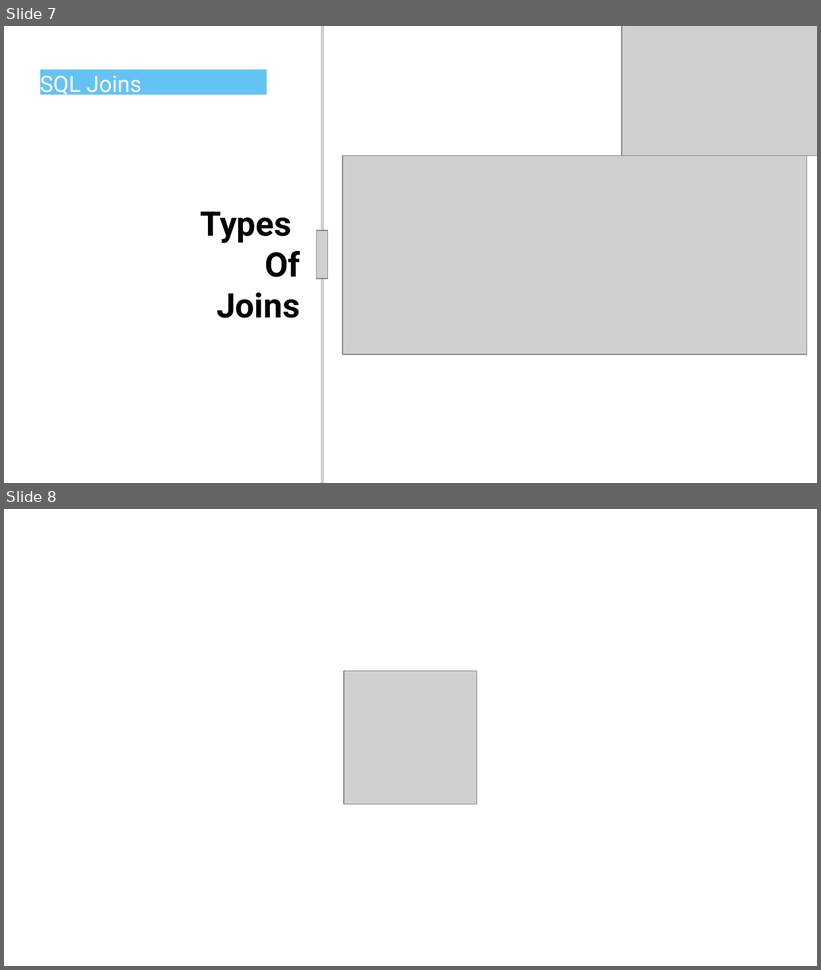
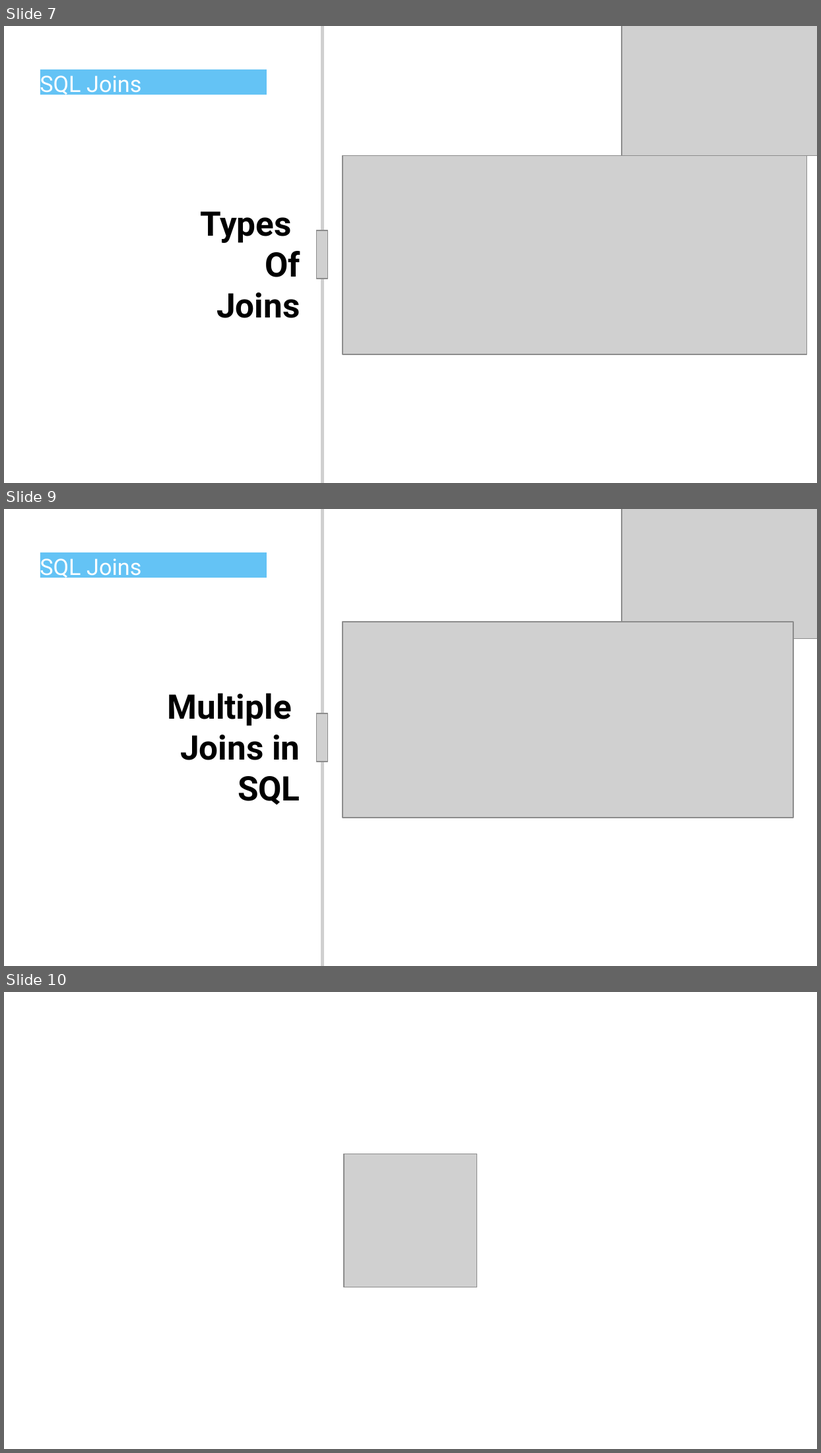
Before and after one commit to haggarw3/intro_to_sql, a slide deck: session4/sql_joins.pptx. Shown one above the other, each under a label of ours: slides 7 and 8 before the commit, slides 7, 9 and 10 after it; the slides between them are not shown. The pictures are 821x970 and 821x1453 pixels, drawn with LibreOffice and Linux fonts; fonts in the diff are those of the drawing; grey boxes stand for pictures. Boxes give left, top, right and bottom in pixels: in the first picture for what was removed or moved away, otherwise in the second. Text is boxed around its words. In the diff, an @@ line names an element or a change of style, - is before the commit and + after.

```diff
--- a/session4/sql_joins.pptx
+++ b/session4/sql_joins.pptx
@@ slide 9 added at [4, 509, 817, 966], background #FFFFFF @@
@@ line added from (322, 966) to (322, 509), #D0D0D0 3 pt @@
@@ picture added at [622, 509, 817, 638] @@
@@ rectangle added at [40, 552, 267, 577], fill #64C3F5 @@
@@ text added at [40, 555, 141, 581], 20 pt, text #FFFFFF @@
+SQL Joins
@@ picture added at [343, 622, 793, 818] @@
@@ text added at [168, 693, 300, 805], 30 pt, text #000000, bold @@
+Multiple
+Joins in
+SQL
@@ picture added at [316, 714, 327, 762] @@
@@ what was slide 8 is now slide 10 @@
```
Also in this commit, not shown: 1 other slide added, 1 other file.
